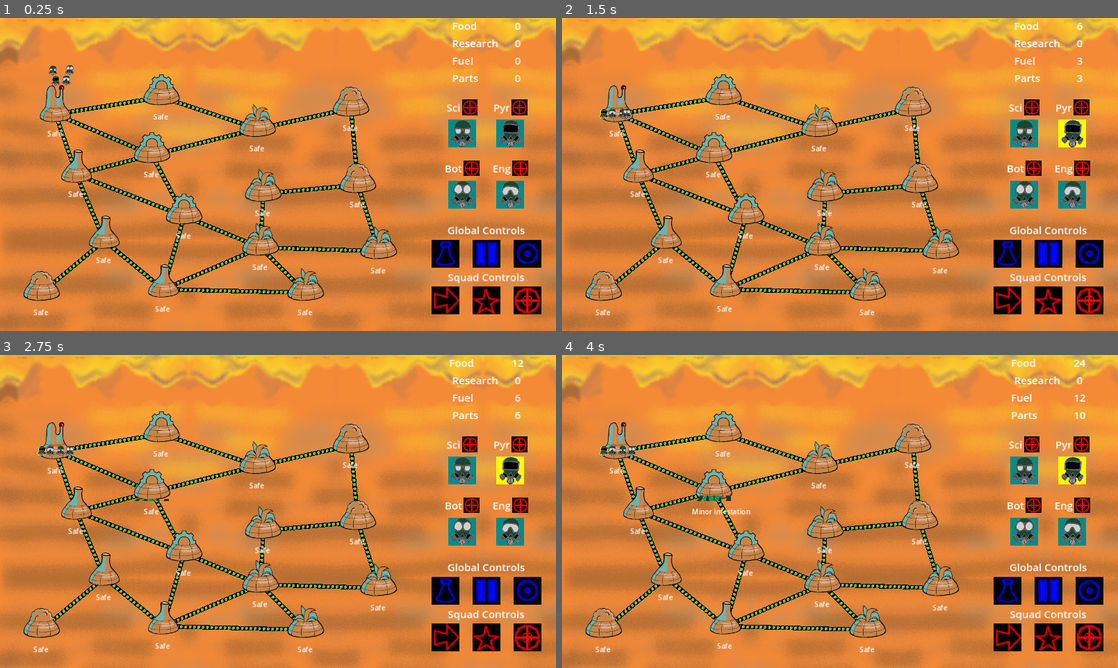
Above: before the commit, frames 1-4 (two rows, left to right).
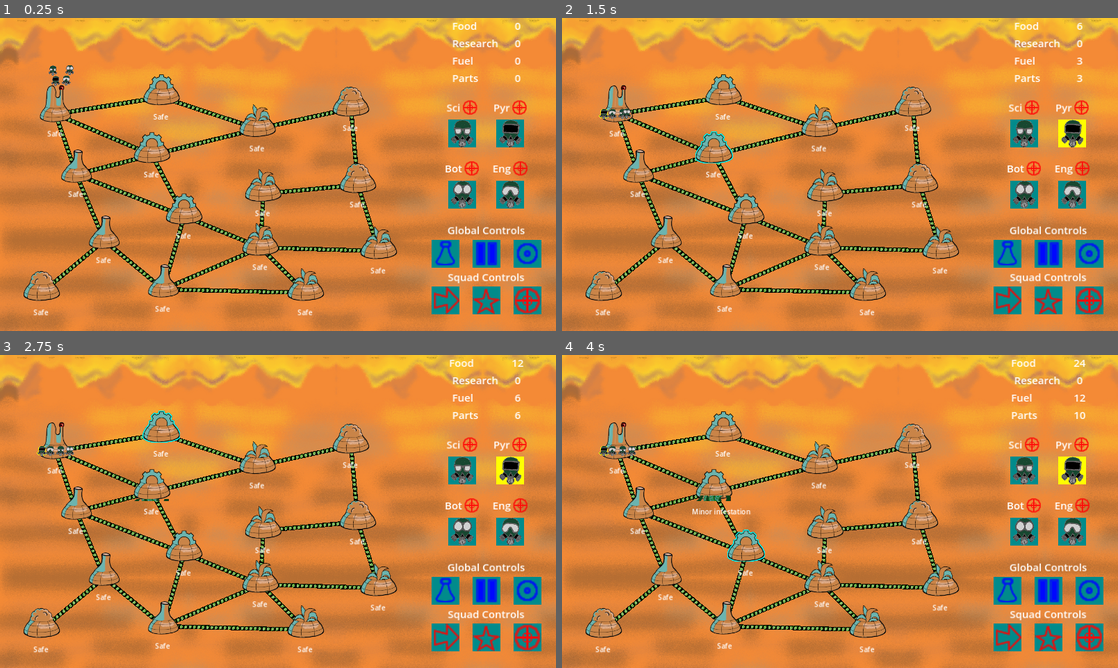
Above: after the commit, the same moments.

Repository: Aveli-games/contra-tentacula
Game: Godot game, scene res://main.tscn
Two runs of this game, one before a commit and one after it. Both use one fixed random seed, a clock stepped at 60 frames per second and the inputs below.
Inputs (mouse positions are in pixels of both pictures, inside the frame that each line leads up to):
- Up to frame 1 (0.25 s): no input
- Up to frame 2 (1.5 s): move the mouse to (617, 102) at 0.52 s; click (617, 102) at 0.67 s; move the mouse to (712, 143) at 1.27 s; click (712, 143) at 1.42 s
- Up to frame 3 (2.75 s): move the mouse to (161, 423) at 2.02 s; click (161, 423) at 2.17 s
- Up to frame 4 (4 s): tap Enter at 2.75 s; move the mouse to (639, 502) at 2.77 s; click (639, 502) at 2.92 s; tap Space at 3.5 s; move the mouse to (745, 542) at 3.52 s; click (745, 542) at 3.67 s

The runs differ from the first frame. In frame 1, 3.0% of the frame differs, in the area x 77-98%, y 26-95%; in frame 2, 3.1%; in frame 3, 3.1%, in the area x 25-98%, y 17-95%; in frame 4, 3.0%.

Commit message:
Highlight everything (interactable)!
Use CYAN for hover highlight

Use YELLOW for select highlight

Diff:
--- a/autoloads/Globals.gd
+++ b/autoloads/Globals.gd
@@ -5,6 +5,7 @@
 enum InfestationType {NONE, AIR, WATER, GROUND}
 enum ResourceType {NONE, FOOD, FUEL, PARTS, RESEARCH}
 enum SquadType {NONE, SCIENTIST, PYRO, BOTANIST, ENGINEER}
+enum ActionType {NONE, MOVE, SPECIAL, FIGHT}
 
 var base_infestation_rate = .1
 var BASE_CONNECTOR_INFESTATION_RATE = 0.1
--- a/dome.gd
+++ b/dome.gd
@@ -125,3 +125,14 @@
 		connections.append(conneciton.b)
 
 	return connections
+
+func set_highlight(is_enable: bool):
+	$Building/BuildingSprite.material.set_shader_parameter("on", is_enable)
+
+
+func _on_selection_area_mouse_entered():
+	set_highlight(true)
+
+
+func _on_selection_area_mouse_exited():
+	set_highlight(false)
--- a/dome.tscn
+++ b/dome.tscn
@@ -1,12 +1,20 @@
-[gd_scene load_steps=6 format=3 uid="uid://dc3j5h50tp0m2"]
+[gd_scene load_steps=8 format=3 uid="uid://dc3j5h50tp0m2"]
 
 [ext_resource type="Script" path="res://dome.gd" id="1_n1lt3"]
 [ext_resource type="Texture2D" uid="uid://be0sefnhug70t" path="res://art/dome_sprites/Dome_base_96.png" id="2_s0vf2"]
+[ext_resource type="Shader" path="res://squad.gdshader" id="2_sn5md"]
 [ext_resource type="Texture2D" uid="uid://wu2hvnkh20a3" path="res://art/dome_sprites/infestation_test_96.png" id="3_1jsn0"]
 [ext_resource type="PackedScene" uid="uid://djyatif2t3g15" path="res://building_slot.tscn" id="4_vpp8u"]
 
 [sub_resource type="RectangleShape2D" id="RectangleShape2D_ypw7x"]
 size = Vector2(82, 95)
+
+[sub_resource type="ShaderMaterial" id="ShaderMaterial_o25pg"]
+resource_local_to_scene = true
+shader = ExtResource("2_sn5md")
+shader_parameter/line_color = Color(0, 1, 1, 1)
+shader_parameter/line_thickness = 2.0
+shader_parameter/on = false
 
 [node name="Dome" type="Area2D"]
 position = Vector2(593, 342)
@@ -38,6 +46,7 @@
 [node name="Building" type="Node2D" parent="."]
 
 [node name="BuildingSprite" type="Sprite2D" parent="Building"]
+material = SubResource("ShaderMaterial_o25pg")
 position = Vector2(0, -24)
 scale = Vector2(0.9, 0.9)
 texture = ExtResource("2_s0vf2")
--- a/squad.gd
+++ b/squad.gd
@@ -14,9 +14,12 @@
 var slot: BuildingSlot
 var squad_type: Globals.SquadType = Globals.SquadType.NONE
 var display_link: SquadInfoDisplay
+var mouseover: bool = false
+var is_selected: bool = false
 
 var target_position: Vector2
 var velocity: Vector2 = Vector2.ZERO
+var current_action: Globals.ActionType = Globals.ActionType.NONE
 
 var moving: bool = false
 
@@ -68,17 +71,49 @@
 		location = null
 		moving = true
 
+# Returns true if valid move target, false if not
 func move(target: Dome):
 	if not moving:
 		if location:
-			var location_connections = location.get_connections()
-			if location != target && location_connections.find(target) != -1:
-				global_position = location.global_position
-				if slot:
-					slot.empty(self)
-				set_target(target)
-		else:
+			if location != target:
+				var location_connections = location.get_connections()
+				if location != target && location_connections.find(target) != -1:
+					global_position = location.global_position
+					if slot:
+						slot.empty(self)
+					set_target(target)
+				else: # Target is not connected to current location
+					return false
+			else: # Target is current location
+				return true
+		else: # We don't have a current location, move to get one
 			set_target(target)
+			return true
+	else: # We are moving, no moving action allowed
+		return false
+
+func command_move(target: Dome):
+	if move(target):
+		if display_link:
+			display_link.set_action(Globals.ActionType.MOVE)
+
+func command_special(target: Dome):
+	if move(target):
+		if display_link:
+			display_link.set_action(Globals.ActionType.SPECIAL)
+
+		if moving:
+			await movement_completed
+			print("Do the special")
+
+func command_fight(target: Dome):
+	if move(target):
+		if display_link:
+			display_link.set_action(Globals.ActionType.FIGHT)
+
+		if moving:
+			await movement_completed
+			print("Do the fight")
 
 func set_target(target: Dome):
 	target_position = target.global_position
@@ -86,6 +121,26 @@
 	movement_started.emit()
 
 func set_highlight(is_enable: bool):
+	is_selected = is_enable
+	$Sprite2D.material.set_shader_parameter("line_color", Color.YELLOW)
 	$Sprite2D.material.set_shader_parameter("on", is_enable)
 	if display_link:
 		display_link.set_highlight(is_enable)
+
+func set_mouseover():
+	if mouseover && not is_selected:
+		$Sprite2D.material.set_shader_parameter("line_color", Color.CYAN)
+		$Sprite2D.material.set_shader_parameter("on", mouseover)
+	elif is_selected:
+		$Sprite2D.material.set_shader_parameter("line_color", Color.YELLOW)
+		$Sprite2D.material.set_shader_parameter("on", true)
+	else:
+		$Sprite2D.material.set_shader_parameter("on", mouseover)
+
+func _on_mouse_entered():
+	mouseover = true
+	set_mouseover()
+
+func _on_mouse_exited():
+	mouseover = false
+	set_mouseover()
--- a/squad.tscn
+++ b/squad.tscn
@@ -26,5 +26,7 @@
 polygon = PackedVector2Array(15, -62.9, 15, -61.7, 30, -56.7, 30, -55.4, 39, -44.4, 39, -42.4, 41, -40.4, 41, -37.2, 43 …(799 unchanged characters)…
 
 [connection signal="input_event" from="." to="." method="_on_input_event"]
+[connection signal="mouse_entered" from="." to="." method="_on_mouse_entered"]
+[connection signal="mouse_exited" from="." to="." method="_on_mouse_exited"]
 [connection signal="movement_completed" from="." to="." method="_on_movement_completed"]
 [connection signal="movement_started" from="." to="." method="_on_movement_started"]
--- a/squad_info_display.gd
+++ b/squad_info_display.gd
@@ -7,7 +7,7 @@
 var squad_link: Squad
 
 func set_highlight(is_enable: bool):
-	$TextureIcon.set_highlight(is_enable)
+	$TextureIcon.set_highlight(is_enable, is_enable)
 
 func set_squad(squad: Squad):
 	squad_link = squad
@@ -39,6 +39,17 @@
 func set_icon(path: String):
 	$TextureIcon.set_icon(path)
 
+func set_action(action: Globals.ActionType):
+	match action:
+		Globals.ActionType.NONE:
+			$Details/CurrentAction.texture = "res://art/command_sprites/move_sprite_placeholder.png"
+		Globals.ActionType.MOVE:
+			$Details/CurrentAction.texture = "res://art/command_sprites/move_sprite_placeholder.png"
+		Globals.ActionType.SPECIAL:
+			$Details/CurrentAction.texture = "res://art/command_sprites/special_sprite_placeholder.png"
+		Globals.ActionType.FIGHT:
+			$Details/CurrentAction.texture = "res://art/command_sprites/fight_sprite_placeholder.png"
+
 func _on_gui_input(event):
 	if event is InputEventMouseButton:
 		if event.button_index == MOUSE_BUTTON_LEFT and event.pressed:
--- a/texture_icon.gd
+++ b/texture_icon.gd
@@ -1,14 +1,24 @@
 extends Control
 
+class_name TextureIcon
+
 const HIGHLIGHT_COLOR = Color.YELLOW
+const MOUSEOVER_COLOR = Color.CYAN
 const BACKGROUND_COLOR = Color.DARK_CYAN
 
+var selected: bool = false
+var mouseover: bool = true
+
 func _ready():
-	set_highlight(false)
+	set_highlight(false, selected)
 
-func set_highlight(is_enable: bool):
+func set_highlight(is_enable: bool, is_selected: bool):
+	selected = is_selected
 	if is_enable:
-		$Background.color = HIGHLIGHT_COLOR
+		if mouseover && not selected:
+			$Background.color = MOUSEOVER_COLOR
+		else:
+			$Background.color = HIGHLIGHT_COLOR
 	else:
 		$Background.color = BACKGROUND_COLOR
 
@@ -17,3 +27,12 @@
 
 func set_tooltip(text: String):
 	$IconTexture.tooltip_text = text
+
+func _on_mouse_entered():
+	mouseover = true
+	set_highlight(true, selected)
+
+func _on_mouse_exited():
+	mouseover = false
+	if not selected:
+		set_highlight(false, selected)
--- a/texture_icon.tscn
+++ b/texture_icon.tscn
@@ -27,3 +27,6 @@
 offset_bottom = 64.0
 texture = ExtResource("2_tnj14")
 expand_mode = 2
+
+[connection signal="mouse_entered" from="." to="." method="_on_mouse_entered"]
+[connection signal="mouse_exited" from="." to="." method="_on_mouse_exited"]
--- a/ui.gd
+++ b/ui.gd
@@ -1,4 +1,6 @@
 extends CanvasLayer
+
+signal selected
 
 # Setting up the UI is a bit static at this point. I think UI work is where I could
 #    use the most improvement, but will leave polish on it for if we have time
@@ -17,3 +19,18 @@
 	$RightSidebar/ResourceDisplay/FuelInfo.set_amount(Globals.resources[Globals.ResourceType.FUEL])
 	$RightSidebar/ResourceDisplay/PartsInfo.set_text("Parts")
 	$RightSidebar/ResourceDisplay/PartsInfo.set_amount(Globals.resources[Globals.ResourceType.PARTS])
+
+func _on_move_button_gui_input(event):
+	if event is InputEventMouseButton:
+		if event.button_index == MOUSE_BUTTON_LEFT and event.pressed:
+			selected.emit($RightSidebar/ControlsDisplay/SquadControls/MoveButton)
+
+func _on_special_button_gui_input(event):
+	if event is InputEventMouseButton:
+		if event.button_index == MOUSE_BUTTON_LEFT and event.pressed:
+			selected.emit($RightSidebar/ControlsDisplay/SquadControls/SpecialButton)
+
+func _on_fight_button_gui_input(event):
+	if event is InputEventMouseButton:
+		if event.button_index == MOUSE_BUTTON_LEFT and event.pressed:
+			selected.emit($RightSidebar/ControlsDisplay/SquadControls/SpecialButton)
--- a/ui.tscn
+++ b/ui.tscn
@@ -106,12 +106,13 @@
 
 [node name="MoveButton" parent="RightSidebar/ControlsDisplay/SquadControls" instance=ExtResource("5_35yct")]
 layout_mode = 2
-tooltip_text = "Move"
 
 [node name="SpecialButton" parent="RightSidebar/ControlsDisplay/SquadControls" instance=ExtResource("5_35yct")]
 layout_mode = 2
-tooltip_text = "Special"
 
 [node name="FightButton" parent="RightSidebar/ControlsDisplay/SquadControls" instance=ExtResource("5_35yct")]
 layout_mode = 2
-tooltip_text = "Fight"
+
+[connection signal="gui_input" from="RightSidebar/ControlsDisplay/SquadControls/MoveButton" to="." method="_on_move_button_gui_input"]
+[connection signal="gui_input" from="RightSidebar/ControlsDisplay/SquadControls/SpecialButton" to="." method="_on_special_button_gui_input"]
+[connection signal="gui_input" from="RightSidebar/ControlsDisplay/SquadControls/FightButton" to="." method="_on_fight_button_gui_input"]
Binary file changed: art/command_sprites/fight_sprite_placeholder.png
Binary file changed: art/command_sprites/main_menu_sprite_placeholder.png
Binary file changed: art/command_sprites/move_sprite_placeholder.png
Binary file changed: art/command_sprites/pause_sprite_placeholder.png
Binary file changed: art/command_sprites/research_sprite_placeholder.png
Binary file changed: art/command_sprites/special_sprite_placeholder.png
